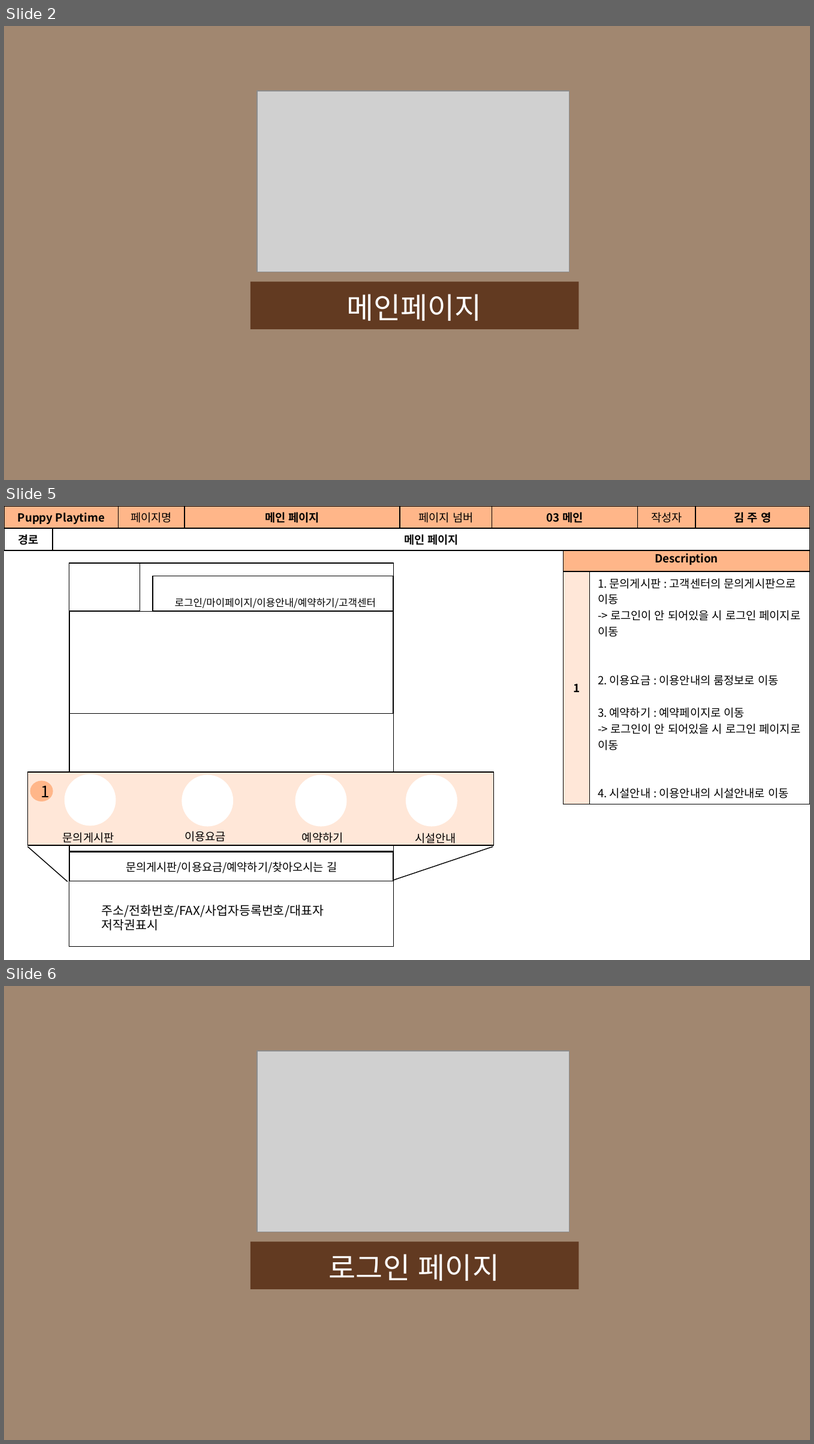
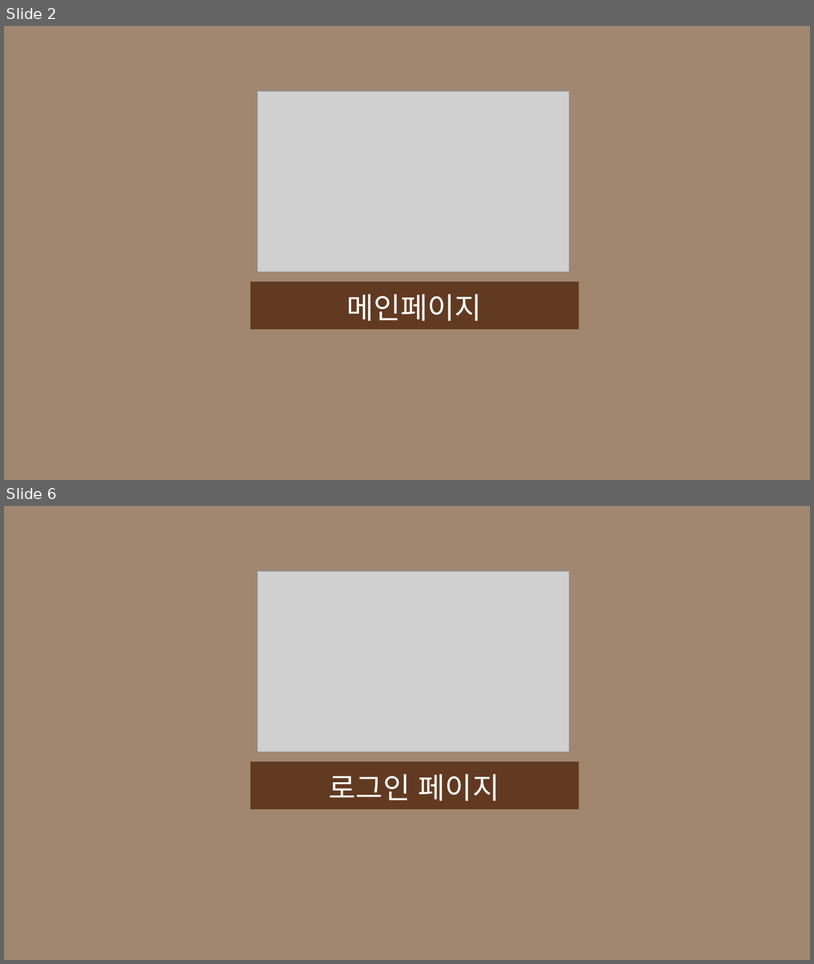
Before and after one commit to Jogging-Kim-Chaebak/PuppyPlaytime, a slide deck: 프로젝트 산출물/9. 스토리보드/Puppy Playtime 사용자 스토리보드.pptx. Shown one above the other, each under a label of ours: slides 2, 5 and 6 before the commit, slides 2 and 6 after it; the slides between them are not shown. The pictures are 814x1444 and 814x964 pixels, drawn with LibreOffice and Linux fonts; fonts in the diff are those of the drawing; grey boxes stand for pictures. Boxes give left, top, right and bottom in pixels: in the first picture for what was removed or moved away, otherwise in the second. Text is boxed around its words. In the diff, an @@ line names an element or a change of style, - is before the commit and + after.

```diff
--- a/프로젝트 산출물/9. 스토리보드/Puppy Playtime 사용자 스토리보드.pptx
+++ b/프로젝트 산출물/9. 스토리보드/Puppy Playtime 사용자 스토리보드.pptx
@@ slide 5 removed at (4, 506, 810, 960), background #FFFFFF @@
@@ table removed at (4, 506, 810, 547), 2 rows, 8 columns @@
-Puppy Playtime |  | 페이지명 | 메인 페이지 | 페이지 넘버 | 03 메인 | 작성자 | 김 주 영
-경로 | 메인 페이지 |  |  |  |  |  | 
@@ text removed at (12, 510, 129, 525) @@
-공간(오피스) 대여 시스템
@@ table removed at (563, 545, 810, 804), 2 rows, 2 columns @@
-Description | 
-1 | 1. 문의게시판 : 고객센터의 문의게시판으로 이동 / -> 로그인이 안 되어있을 시 로그인 페이지로 이동 / 2. 이용요금 : 이용안내의 룸정보로 이동 / 3. 예약하기 : 예약페이지로 이동 / -> 로그인이 안 되어있을 시 로그인 페이지로 이동 / 4. 시설안내 : 이용안내의 시설안내로 이동
@@ rectangle removed at (69, 563, 394, 946) @@
@@ rectangle removed at (69, 563, 140, 611) @@
@@ rectangle removed at (152, 576, 393, 611) @@
@@ rectangle removed at (69, 611, 393, 713) @@
@@ text removed at (175, 598, 377, 608) @@
-로그인/마이페이지/이용안내/예약하기/고객센터
@@ rectangle removed at (69, 713, 393, 851) @@
@@ rectangle removed at (27, 771, 494, 844) @@
@@ ellipse removed at (65, 775, 114, 824) @@
@@ ellipse removed at (183, 775, 232, 825) @@
@@ ellipse removed at (297, 775, 346, 825) @@
@@ ellipse removed at (407, 775, 456, 825) @@
@@ ellipse removed at (32, 782, 53, 801) @@
-1
@@ line removed from (68, 881) to (27, 846) @@
@@ text removed at (63, 832, 114, 845) @@
-문의게시판
@@ text removed at (185, 831, 226, 841) @@
-이용요금
@@ text removed at (302, 832, 344, 845) @@
-예약하기
@@ line removed from (393, 879) to (492, 846) @@
@@ text removed at (415, 832, 456, 846) @@
-시설안내
@@ rectangle removed at (69, 851, 393, 881) @@
@@ text removed at (126, 861, 337, 873) @@
-문의게시판/이용요금/예약하기/찾아오시는 길
@@ text removed at (101, 904, 324, 930) @@
-주소/전화번호/FAX/사업자등록번호/대표자
-저작권표시
```
Also in this commit, not shown: 5 slides changed, 6 slides added, 4 other slides removed, 9 other files.
